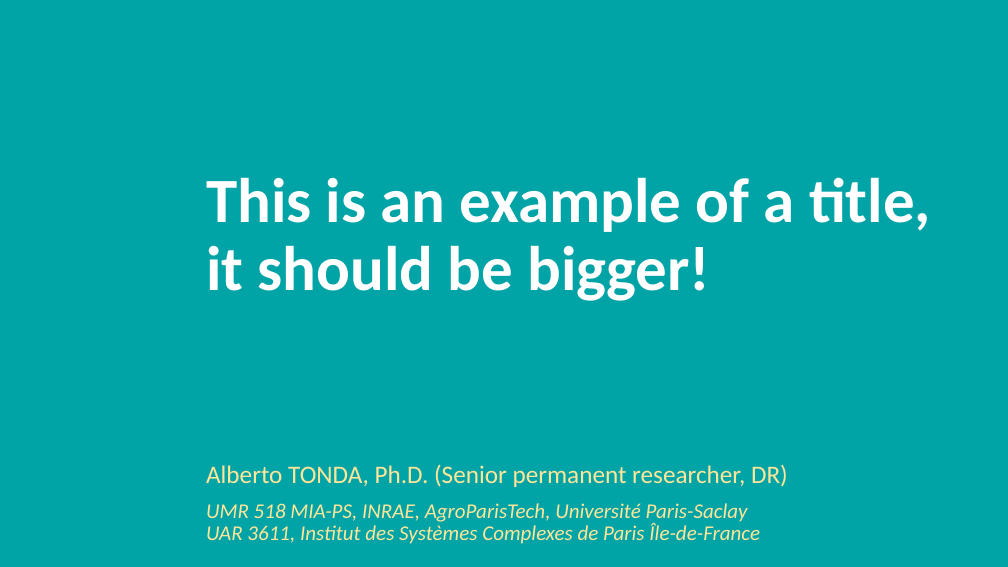
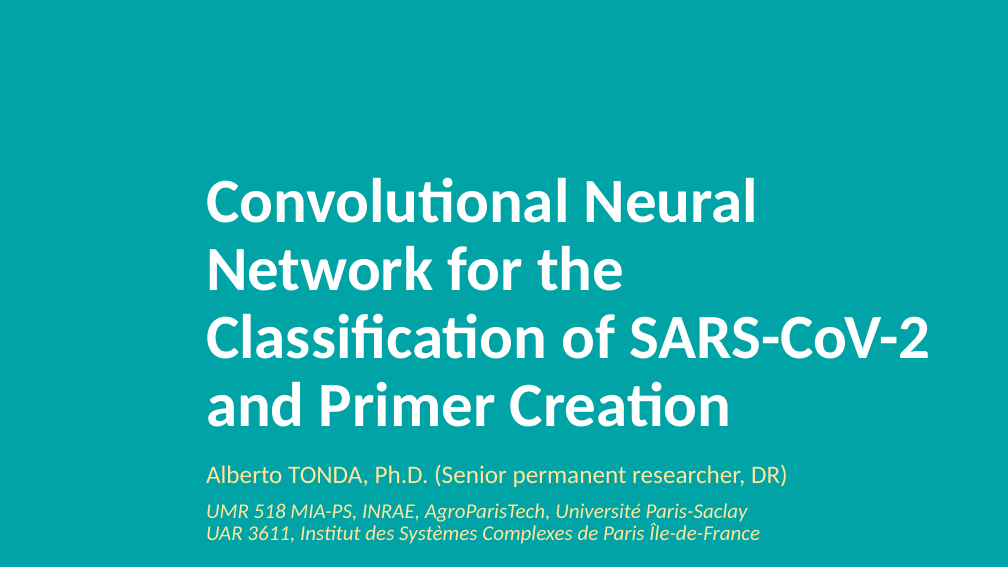
Before and after one commit to albertotonda/teaching, a slide deck: slide 1 of deep-learning-in-practice-with-pytorch/2-example-cnn-rna.pptx. Drawn at 1008x567 pixels with LibreOffice and Linux fonts; fonts in the diff are those of the drawing; background and template pictures are left out. Boxes give left, top, right and bottom in pixels: in the first picture for what was removed or moved away, otherwise in the second. Text is boxed around its words. In the diff, an @@ line names an element or a change of style, - is before the commit and + after.

```diff
--- a/deep-learning-in-practice-with-pytorch/2-example-cnn-rna.pptx
+++ b/deep-learning-in-practice-with-pytorch/2-example-cnn-rna.pptx
@@ title at <box>206,177,931,427</box>: text changed @@
-This is an example of a title, it should be bigger!
+Convolutional Neural Network for the Classification of SARS-CoV-2 and Primer Creation
```
Also in this commit, not shown: 10 slides added, 1 slide removed, 7 other files.
